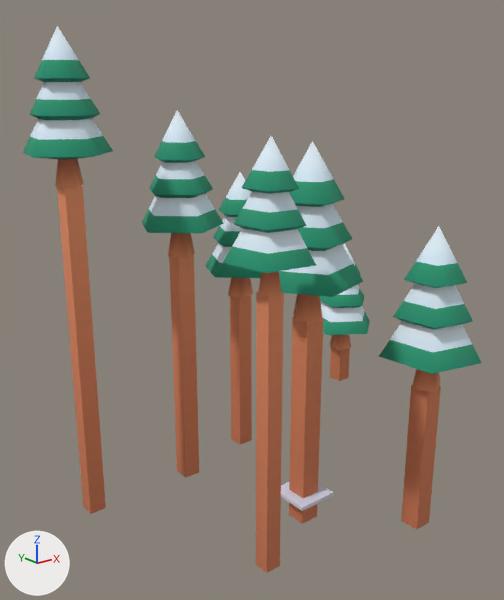
What one commit did to the glTF model public/assets/toycar/set-flurry-forest-e-lite.glb.
Rendered twice from a 50 mm camera at (-11.73, -16.11, 9.91) aimed at (-0.7, -2.32, 4.4). The lights are fixed; the arrows at lower left show +X, +Y and +Z. The picture after the commit comes second. Where no turn or scale is listed for an object, it has been applied to the vertices. Vertices at exactly the same position are counted once.

Script lines for the objects in view, before the commit:
```python
me_drape_patch = bpy.data.meshes.new('drape_patch')
me_drape_patch.from_pydata(...)  # a box spanning x -0.533..0.533, y -0.533..0.533, z -0.05..0.05
me_drape_patch.materials.append(mat_colormap)  # picture img_colormap_png
me_pines = bpy.data.meshes.new('pines')
me_pines.from_pydata(...)  # 420 vertices, 616 faces; spans x -5.05..8.18, y -3.11..6.63, z -5.38..6.39
me_pines.materials.append(mat_colormap)  # picture img_colormap_png
ob_drape_patch = bpy.data.objects.new('drape_patch', me_drape_patch)
ob_drape_patch.location = (-1.0, -4.8, -0.06)
ob_pines = bpy.data.objects.new('pines', me_pines)
ob_pines.location = (-1.0, -4.8, 4.63)
```
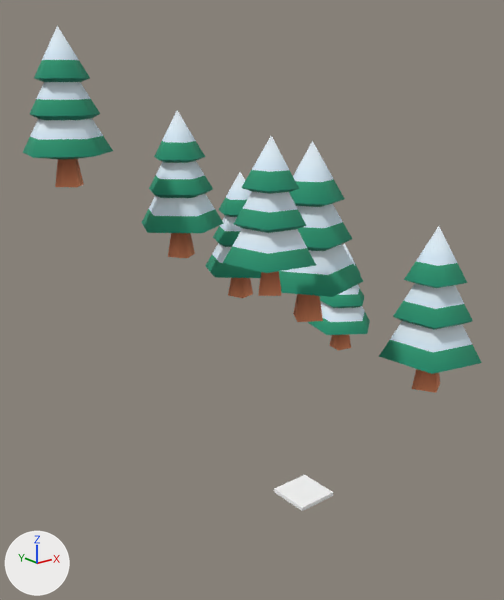
Where the change shows, as pixel boxes [x1, y1, x2, y2] in the pictures (504 x 600 px):
```json
{"object": "pines", "change": "reshaped", "before": [22, 26, 482, 573], "after": [22, 26, 482, 393], "on screen": "33% shorter"}
{"part": 1, "of": "me_drape_patch", "change": "surface changed", "before": [281, 482, 333, 511], "after": [274, 475, 333, 511], "on screen": "grey to white"}
{"part": 2, "of": "me_pines", "change": "deleted", "before": [57, 186, 441, 573], "on screen": "brown"}
```

The change, as JSON lines over the scene's bpy script:
```json
{"block": "me_drape_patch", "where": "# used by ob_drape_patch; location = (-1.0, -4.8, -0.06)"}
{"op": "remove", "block": "me_drape_patch", "code": "me_drape_patch.from_pydata(...)  # 8 vertices, 12 faces; spans x -0.533..0.533, y -0.533..0.533, z -0.05..0.05"}
{"op": "add", "block": "me_drape_patch", "code": "me_drape_patch.from_pydata(...)  # 8 vertices, 10 faces; spans x -0.533..0.533, y -0.533..0.533, z -0.05..0.05"}
{"block": "me_drape_patch", "change": "me_drape_patch part 1: 10 kept faces spanning x -0.533..0.533, y -0.533..0.533, z -0.05..0.05 get new texture (UV) coordinates"}
{"block": "me_drape_patch", "change": "edits to the shape of me_drape_patch do not show in these pictures"}
{"block": "me_pines", "where": "# used by ob_pines; location = (-1.0, -4.8, 4.63)"}
{"op": "remove", "block": "me_pines", "code": "me_pines.from_pydata(...)  # 420 vertices, 616 faces; spans x -5.05..8.18, y -3.11..6.63, z -5.38..6.39"}
{"op": "add", "block": "me_pines", "code": "me_pines.from_pydata(...)  # 364 vertices, 546 faces; spans x -5.05..8.18, y -3.11..6.63, z -4.12..6.39"}
{"block": "me_pines", "change": "me_pines part 2: 7 loose pieces with 56 vertices, spanning x -4.31..7.25, y -2.24..5.85, z -5.38..3.05, are deleted"}
```
